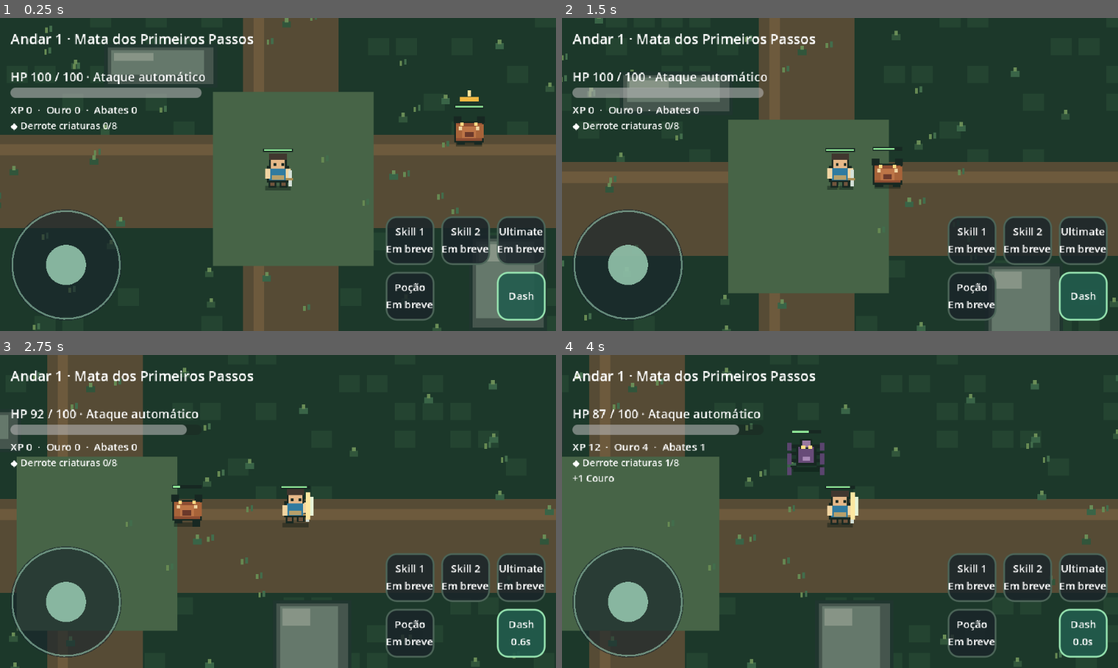
Above: before the commit, frames 1-4 (two rows, left to right).
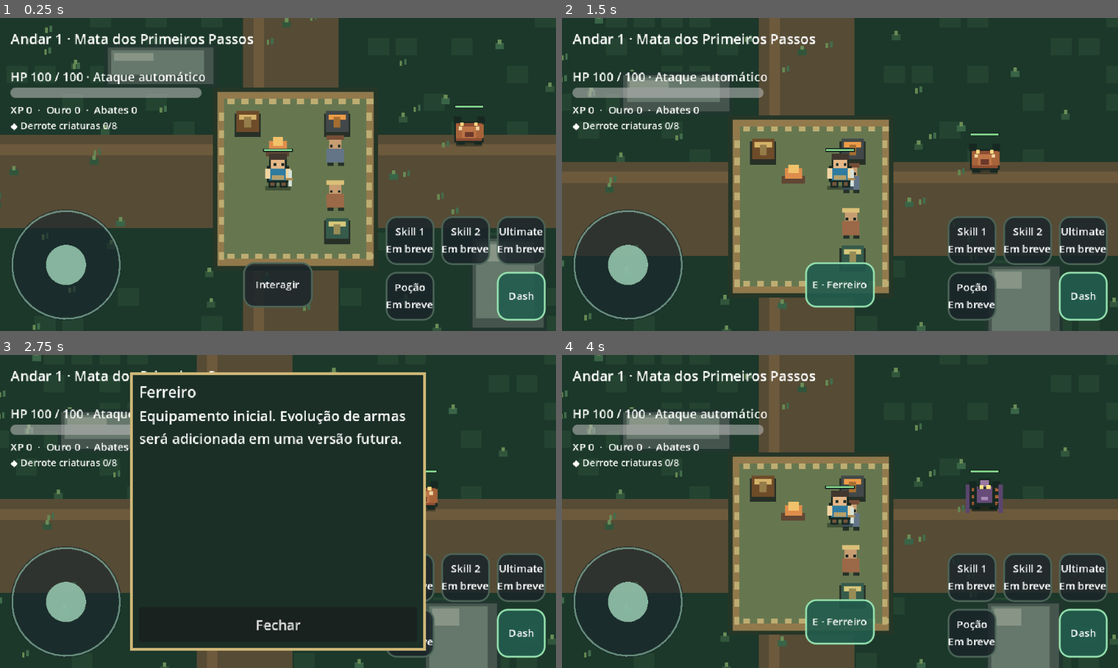
Above: after the commit, the same moments.

Repository: thiagohugo12-dotcom/arveon
Game: Godot game, scene res://scenes/main.tscn
Two runs of this game, one before a commit and one after it. Both use one fixed random seed, a clock stepped at 60 frames per second and the inputs below.
Inputs (mouse positions are in pixels of both pictures, inside the frame that each line leads up to):
- Up to frame 1 (0.25 s): no input
- Up to frame 2 (1.5 s): drag from (628, 265) to (895, 105) at 0.52 s; drag from (973, 240) to (812, 237) at 1.27 s
- Up to frame 3 (2.75 s): move the mouse to (467, 577) at 2.02 s; hold D (move_right) from 2.03 s (still down); hold E (interact, bound only after the commit) from 2.03 s (still down); tap Shift (dash) at 2.1 s; click (467, 577) at 2.17 s
- Up to frame 4 (4 s): release D (move_right) at 2.75 s; release E (interact, bound only after the commit) at 2.75 s; click (840, 624) at 2.75 s, where only the run after the commit has a clickable "Fechar"; drag from (1084, 577) to (673, 464) at 3.52 s

The runs differ from the first frame. In frame 1, 17% of the frame differs, in the area x 38-87%, y 22-93%; in frame 2, 17%; in frame 3, 43%; in frame 4, 45%, in the area x 0-100%, y 0-100%.

Commit message:
feat: adicionar area segura, bau persistente e servicos iniciais

Diff:
--- a/project.godot
+++ b/project.godot
@@ -21,6 +21,7 @@
 move_up={"deadzone":0.2,"events":[Object(InputEventKey,"physical_keycode":87),Object(InputEventKey,"physical_keycode":4194320)]}
 move_down={"deadzone":0.2,"events":[Object(InputEventKey,"physical_keycode":83),Object(InputEventKey,"physical_keycode":4194322)]}
 dash={"deadzone":0.2,"events":[Object(InputEventKey,"physical_keycode":4194325),Object(InputEventKey,"physical_keycode":32)]}
+interact={"deadzone":0.2,"events":[Object(InputEventKey,"physical_keycode":69)]}
 
 [input_devices]
 pointing/emulate_mouse_from_touch=false
--- a/scripts/actors/enemy.gd
+++ b/scripts/actors/enemy.gd
@@ -32,6 +32,12 @@
 		view.set_moving(false)
 		view.set_warning(false)
 		return
+	if SafeCamp.contains(target.global_position) or SafeCamp.contains(global_position):
+		view.set_moving(false)
+		view.set_warning(false)
+		charge_windup = 0.0
+		charge_left = 0.0
+		return
 	var offset := target.global_position - global_position
 	var distance := offset.length()
 	if distance > stats.detection_range:
@@ -43,7 +49,11 @@
 		0: _boar_behavior(delta, offset, distance)
 		1: _spider_behavior(offset, distance)
 		2: _cactus_behavior(offset, distance)
+	var before := global_position
 	move_and_slide()
+	if SafeCamp.contains(global_position):
+		global_position = before
+		velocity = Vector2.ZERO
 	view.set_moving(velocity.length_squared() > 1.0)
 	if kind != 2:
 		_try_contact(distance)
@@ -103,6 +113,9 @@
 	if not is_targetable() or not is_instance_valid(target) or not target.health.is_alive():
 		view.set_warning(false)
 		return
+	if SafeCamp.contains(target.global_position):
+		view.set_warning(false)
+		return
 	var direction := global_position.direction_to(target.global_position)
 	projectile_requested.emit(global_position, direction, max(4, stats.contact_damage - 2))
 	view.set_warning(false)
--- a/scripts/actors/player.gd
+++ b/scripts/actors/player.gd
@@ -33,6 +33,8 @@
 	attack.tick(delta, self)
 
 func receive_damage(amount: int) -> void:
+	if SafeCamp.contains(global_position):
+		return
 	health.damage(amount)
 	view.flash()
 
--- a/scripts/components/enemy_projectile.gd
+++ b/scripts/components/enemy_projectile.gd
@@ -26,6 +26,9 @@
 func _physics_process(delta: float) -> void:
 	global_position += direction * speed * delta
 	lifetime -= delta
+	if SafeCamp.contains(global_position):
+		queue_free()
+		return
 	if is_instance_valid(target) and target.health.is_alive() and global_position.distance_to(target.global_position) <= 19.0:
 		target.receive_damage(damage)
 		queue_free()
--- /dev/null
+++ b/scripts/components/game_progress.gd
@@ -0,0 +1,110 @@
+class_name GameProgress
+extends RefCounted
+
+const ITEMS := ["Couro", "Seda", "Essência", "Broto Ancestral"]
+const TRADE_ITEMS := ["Couro", "Seda", "Essência"]
+const BUY_PRICE := 5
+const SELL_PRICE := 2
+const SAVE_VERSION := 1
+
+var save_path: String = "user://andar1_progress.json"
+var bag: Dictionary = {}
+var chest: Dictionary = {}
+var gold: int = 0
+var xp: int = 0
+var kills: int = 0
+var mission_index: int = 0
+var mission_progress: int = 0
+var mission_completed: int = 0
+
+func add_item(item: String, amount: int = 1) -> bool:
+	if not ITEMS.has(item) or amount < 1:
+		return false
+	bag[item] = int(bag.get(item, 0)) + amount
+	return true
+
+func transfer(item: String, to_chest: bool) -> bool:
+	if not ITEMS.has(item):
+		return false
+	var source: Dictionary = bag if to_chest else chest
+	var destination: Dictionary = chest if to_chest else bag
+	if int(source.get(item, 0)) < 1:
+		return false
+	source[item] = int(source[item]) - 1
+	if source[item] == 0:
+		source.erase(item)
+	destination[item] = int(destination.get(item, 0)) + 1
+	return true
+
+func buy(item: String) -> bool:
+	if not TRADE_ITEMS.has(item) or gold < BUY_PRICE:
+		return false
+	gold -= BUY_PRICE
+	add_item(item)
+	return true
+
+func sell(item: String) -> bool:
+	if not TRADE_ITEMS.has(item) or int(bag.get(item, 0)) < 1:
+		return false
+	bag[item] = int(bag[item]) - 1
+	if bag[item] == 0:
+		bag.erase(item)
+	gold += SELL_PRICE
+	return true
+
+func death_loss() -> String:
+	for item: String in ITEMS:
+		if int(bag.get(item, 0)) > 0:
+			bag[item] = int(bag[item]) - 1
+			if bag[item] == 0:
+				bag.erase(item)
+			return item
+	return ""
+
+func save() -> bool:
+	var file := FileAccess.open(save_path, FileAccess.WRITE)
+	if file == null:
+		return false
+	file.store_string(JSON.stringify({"version": SAVE_VERSION, "bag": bag, "chest": chest,
+		"gold": gold, "xp": xp, "kills": kills, "mission_index": mission_index,
+		"mission_progress": mission_progress, "mission_completed": mission_completed}))
+	file.close()
+	return true
+
+func load_save() -> bool:
+	if not FileAccess.file_exists(save_path):
+		return false
+	var file := FileAccess.open(save_path, FileAccess.READ)
+	if file == null:
+		return false
+	var parsed: Variant = JSON.parse_string(file.get_as_text())
+	if not parsed is Dictionary or parsed.get("version") != SAVE_VERSION:
+		return false
+	for key: String in ["gold", "xp", "kills", "mission_index", "mission_progress", "mission_completed"]:
+		if not parsed.has(key) or not parsed[key] is float or parsed[key] < 0 or parsed[key] > 100000000:
+			return false
+	if parsed.mission_index >= 2 or parsed.mission_progress >= [8, 5][int(parsed.mission_index)]:
+		return false
+	var new_bag := _valid_items(parsed.get("bag"))
+	var new_chest := _valid_items(parsed.get("chest"))
+	if new_bag == null or new_chest == null:
+		return false
+	bag = new_bag
+	chest = new_chest
+	gold = int(parsed.gold)
+	xp = int(parsed.xp)
+	kills = int(parsed.kills)
+	mission_index = int(parsed.mission_index)
+	mission_progress = int(parsed.mission_progress)
+	mission_completed = int(parsed.mission_completed)
+	return true
+
+func _valid_items(value: Variant) -> Variant:
+	if not value is Dictionary:
+		return null
+	var result := {}
+	for item: String in value:
+		if not ITEMS.has(item) or not value[item] is float or value[item] < 1 or value[item] > 100000000 or value[item] != floorf(value[item]):
+			return null
+		result[item] = int(value[item])
+	return result
--- /dev/null
+++ b/scripts/components/safe_camp.gd
@@ -0,0 +1,20 @@
+class_name SafeCamp
+extends RefCounted
+
+const AREA := Rect2(470, 355, 180, 200)
+const RESPAWN := Vector2(540, 450)
+const INTERACT_RANGE := 56.0
+const STATIONS := {"Baú": Vector2(505, 391), "Ferreiro": Vector2(608, 391), "Vendedor": Vector2(608, 514)}
+
+static func contains(point: Vector2) -> bool:
+	return AREA.has_point(point)
+
+static func nearest_station(point: Vector2) -> String:
+	var nearest := ""
+	var best := INTERACT_RANGE * INTERACT_RANGE
+	for name: String in STATIONS:
+		var distance := point.distance_squared_to(STATIONS[name])
+		if distance <= best:
+			nearest = name
+			best = distance
+	return nearest
--- a/scripts/input/input_driver.gd
+++ b/scripts/input/input_driver.gd
@@ -3,8 +3,11 @@
 
 var touch_direction := Vector2.ZERO
 var dash_requested: bool = false
+var blocked: bool = false
 
 func movement() -> Vector2:
+	if blocked:
+		return Vector2.ZERO
 	var keys := Input.get_vector("move_left", "move_right", "move_up", "move_down")
 	return touch_direction.limit_length() if not touch_direction.is_zero_approx() else keys
 
@@ -15,6 +18,9 @@
 	dash_requested = true
 
 func consume_dash() -> bool:
+	if blocked:
+		dash_requested = false
+		return false
 	var requested := dash_requested or Input.is_action_just_pressed("dash")
 	dash_requested = false
 	return requested
--- a/scripts/main.gd
+++ b/scripts/main.gd
@@ -23,8 +23,21 @@
 var loot_rng := RandomNumberGenerator.new()
 var mission := CommonMission.new()
 var mission_reward_message: String = ""
+var progress := GameProgress.new()
+var station_nearby := ""
 
 func _ready() -> void:
+	var test_save := OS.get_environment("GRANDE_ARVORE_SAVE_PATH")
+	if not test_save.is_empty():
+		progress.save_path = test_save
+	if progress.load_save():
+		earned_xp = progress.xp
+		earned_gold = progress.gold
+		defeated_count = progress.kills
+		mission.mission_index = progress.mission_index
+		mission.progress = progress.mission_progress
+		mission.completed_count = progress.mission_completed
+	collected_materials = progress.bag
 	mission.completed.connect(_on_mission_completed)
 	loot_rng.randomize()
 	player.input_driver = input_driver
@@ -33,9 +46,16 @@
 	enemy.projectile_requested.connect(_on_enemy_projectile)
 	hud.movement_changed.connect(input_driver.set_touch_direction)
 	hud.dash_pressed.connect(input_driver.request_dash)
+	hud.interact_pressed.connect(_interact)
+	hud.station_action.connect(_station_action)
+	hud.panel_closed.connect(func():
+		input_driver.blocked = false
+		station_nearby = ""
+	)
 	hud.restart_pressed.connect(func(): get_tree().reload_current_scene())
 	player.health.changed.connect(hud.set_health)
 	player.health.died.connect(hud.show_death)
+	player.health.died.connect(_on_player_died)
 	hud.set_health(player.health.current, player.health.maximum)
 	hud.set_progress(earned_xp, earned_gold, defeated_count, "")
 	hud.set_mission(mission.summary())
@@ -46,6 +66,10 @@
 	hud.set_dash_cooldown(player.dash.cooldown_left)
 	if not player.health.is_alive():
 		return
+	var near := SafeCamp.nearest_station(player.global_position)
+	if near != station_nearby and not hud.station_panel.visible:
+		station_nearby = near
+		hud.set_nearby_station(near)
 	spawn_remaining -= delta
 	if spawn_remaining <= 0.0:
 		spawn_remaining = SPAWN_INTERVAL
@@ -96,11 +120,64 @@
 		mission_reward_message = ""
 	hud.set_progress(earned_xp, earned_gold, defeated_count, drop_text)
 	hud.set_mission(mission.summary())
+	_save_progress()
 
 func _on_mission_completed(xp_reward: int, gold_reward: int) -> void:
 	earned_xp += xp_reward
 	earned_gold += gold_reward
 	mission_reward_message = "Missão concluída! +%d XP, +%d ouro" % [xp_reward, gold_reward]
+	_save_progress()
+
+func _save_progress() -> void:
+	progress.xp = earned_xp
+	progress.gold = earned_gold
+	progress.kills = defeated_count
+	progress.mission_index = mission.mission_index
+	progress.mission_progress = mission.progress
+	progress.mission_completed = mission.completed_count
+	if not progress.save():
+		push_warning("Não foi possível salvar o progresso local.")
+
+func _on_player_died() -> void:
+	input_driver.reset()
+	input_driver.blocked = false
+	var lost := progress.death_loss()
+	hud.set_progress(earned_xp, earned_gold, defeated_count,
+		"Perdeu 1 " + lost + " da mochila; baú protegido" if not lost.is_empty() else "Baú protegido · sem material na mochila")
+	_save_progress()
+
+func _interact() -> void:
+	if not player.health.is_alive() or hud.station_panel.visible:
+		return
+	var station := SafeCamp.nearest_station(player.global_position)
+	if station.is_empty():
+		return
+	input_driver.reset()
+	input_driver.blocked = true
+	hud.show_station(station, progress)
+
+func _station_action(action: String, item: String) -> void:
+	if not player.health.is_alive() or hud.station_panel.visible == false:
+		return
+	var success := false
+	match [hud.station_name, action]:
+		["Baú", "Guardar"]: success = progress.transfer(item, true)
+		["Baú", "Retirar"]: success = progress.transfer(item, false)
+		["Vendedor", "Comprar"]: success = progress.buy(item)
+		["Vendedor", "Vender"]: success = progress.sell(item)
+	if success:
+		earned_gold = progress.gold
+		_save_progress()
+		hud.set_progress(earned_xp, earned_gold, defeated_count, "%s: 1 %s" % [action, item])
+	hud.refresh_station(progress)
+
+func _unhandled_input(event: InputEvent) -> void:
+	if event.is_action_pressed("interact") and not event.is_echo():
+		if hud.station_panel.visible:
+			hud.close_station()
+		else:
+			_interact()
+		get_viewport().set_input_as_handled()
 
 func _adapt_orientation() -> void:
 	var window := get_window()
--- a/scripts/presentation/floor_view.gd
+++ b/scripts/presentation/floor_view.gd
@@ -36,6 +36,43 @@
 	# Visual rocks exactly match the two blocking CollisionShape2D rectangles.
 	_draw_stone(Rect2(340, 300, 130, 50))
 	_draw_stone(Rect2(760, 520, 90, 110))
+	_draw_camp()
+
+func _draw_camp() -> void:
+	var area := SafeCamp.AREA
+	draw_rect(area.grow(5), Color("#253627"))
+	draw_rect(area, Color("#92794c"))
+	draw_rect(area.grow(-8), Color("#667750"))
+	for x in range(482, 646, 16):
+		draw_rect(Rect2(x, 363, 8, 6), Color("#bead72"))
+		draw_rect(Rect2(x, 541, 8, 6), Color("#bead72"))
+	for y in range(379, 540, 20):
+		draw_rect(Rect2(472, y, 6, 9), Color("#bead72"))
+		draw_rect(Rect2(642, y, 6, 9), Color("#bead72"))
+	# Pixel shapes for the chest, forge and vendor stall; labels follow the same HUD font.
+	_draw_station(SafeCamp.STATIONS["Baú"], Color("#6e4b29"), Color("#d5b369"))
+	_draw_station(SafeCamp.STATIONS["Ferreiro"], Color("#424849"), Color("#ed9c46"))
+	_draw_station(SafeCamp.STATIONS["Vendedor"], Color("#365b4b"), Color("#d7c87b"))
+	_draw_npc(Vector2(606, 423), Color("#637587"), Color("#764e37"))
+	_draw_npc(Vector2(606, 475), Color("#9b6947"), Color("#dbc079"))
+	draw_rect(Rect2(526, 420, 27, 9), Color("#604734"))
+	draw_rect(Rect2(530, 411, 20, 12), Color("#de8d4b"))
+	draw_rect(Rect2(534, 407, 12, 10), Color("#f2c26b"))
+
+func _draw_station(at: Vector2, base: Color, accent: Color) -> void:
+	draw_rect(Rect2(at + Vector2(-15, -11), Vector2(30, 27)), Color("#273027"))
+	draw_rect(Rect2(at + Vector2(-13, -14), Vector2(26, 24)), base)
+	draw_rect(Rect2(at + Vector2(-10, -10), Vector2(20, 6)), accent)
+	draw_rect(Rect2(at + Vector2(-4, -7), Vector2(8, 12)), accent.darkened(0.3))
+
+func _draw_npc(at: Vector2, tunic: Color, hat: Color) -> void:
+	draw_rect(Rect2(at + Vector2(-9, 12), Vector2(7, 5)), Color("#253228"))
+	draw_rect(Rect2(at + Vector2(3, 12), Vector2(7, 5)), Color("#253228"))
+	draw_rect(Rect2(at + Vector2(-10, -3), Vector2(20, 16)), tunic)
+	draw_rect(Rect2(at + Vector2(-7, -14), Vector2(14, 11)), Color("#c79d71"))
+	draw_rect(Rect2(at + Vector2(-10, -18), Vector2(20, 5)), hat)
+	draw_rect(Rect2(at + Vector2(-6, -7), Vector2(3, 3)), Color("#212a28"))
+	draw_rect(Rect2(at + Vector2(3, -7), Vector2(3, 3)), Color("#212a28"))
 
 func _draw_stone(area: Rect2) -> void:
 	draw_rect(area, Color("#20362f"))
--- a/tests/run_tests.gd
+++ b/tests/run_tests.gd
@@ -26,6 +26,8 @@
 		await process_frame
 
 func _run() -> void:
+	var test_path := "user://qa_area_segura_%d.json" % Time.get_ticks_usec()
+	OS.set_environment("GRANDE_ARVORE_SAVE_PATH", test_path)
 	var health := Health.new()
 	root.add_child(health)
 	health.initialize(10)
@@ -64,17 +66,17 @@
 		driver.set_touch_direction(direction)
 		check(driver.movement().is_equal_approx(direction.limit_length()), "8 direction input " + str(direction))
 	driver.reset()
-	player.position = Vector2(600, 400)
+	player.position = Vector2(700, 400)
 	enemy.position = Vector2(900, 400)
 	await frames()
 	check(player.attack.select_target(player) == null, "out of range excluded")
-	enemy.position = Vector2(720, 400)
+	enemy.position = Vector2(820, 400)
 	await frames()
 	check(player.attack.select_target(player) == enemy, "target at reach boundary valid")
 	var second := (load("res://scenes/actors/enemy.tscn") as PackedScene).instantiate() as EnemyActor
 	main.add_child(second)
 	second.set_physics_process(false)
-	second.position = Vector2(650, 400)
+	second.position = Vector2(750, 400)
 	await frames()
 	check(player.attack.select_target(player) == second, "nearest valid target selected")
 	player.attack.cooldown_left = 0.0
@@ -140,6 +142,50 @@
 		main.mission.record_material()
 	check(main.mission.mission_index == 0 and main.mission.completed_count == 2, "collecting materials automatically renews common mission")
 	check(main.earned_xp == 70 and main.earned_gold == 22, "second free mission grants reward without spending gold")
+	player.health.initialize(player.stats.max_hp)
+	hud.restart.hide()
+	check(main.progress.buy("Couro") and main.earned_gold == 22 and main.progress.gold == 17, "vendor spends existing gold wallet")
+	main._station_action("Comprar", "Couro") # Closed panel must never trade.
+	check(main.progress.gold == 17, "shop refuses action outside station")
+	player.position = SafeCamp.STATIONS["Vendedor"] + Vector2(-30, 0)
+	main._interact()
+	main._station_action("Vender", "Couro")
+	check(main.progress.gold == 19 and main.progress.bag.get("Couro", 0) == 0, "vendor sells existing material into wallet")
+	main.hud.close_station()
+	main.progress.add_item("Essência", 2)
+	player.position = SafeCamp.STATIONS["Baú"] + Vector2(28, 0)
+	main._interact()
+	main._station_action("Guardar", "Essência")
+	check(main.progress.bag.get("Essência", 0) == 1 and main.progress.chest.get("Essência", 0) == 1, "chest transfer preserves total")
+	main.hud.close_station()
+	main._save_progress()
+	var reloaded := GameProgress.new()
+	reloaded.save_path = test_path
+	check(reloaded.load_save() and reloaded.gold == 19 and reloaded.chest.get("Essência", 0) == 1 and reloaded.mission_completed == 2, "save round-trip includes economy, chest and mission")
+	check(reloaded.death_loss() == "Essência" and reloaded.bag.get("Essência", 0) == 0 and reloaded.chest.get("Essência", 0) == 1, "death protects chest and only removes a bag unit")
+	check(not reloaded.buy("Broto Ancestral") and not reloaded.transfer("Couro", true), "unavailable purchase and empty transfer do not mutate state")
+	player.health.initialize(player.stats.max_hp)
+	player.position = SafeCamp.RESPAWN
+	var safe_hp := player.health.current
+	player.receive_damage(99)
+	check(player.health.current == safe_hp and SafeCamp.nearest_station(SafeCamp.STATIONS["Ferreiro"]) == "Ferreiro", "camp prevents damage and exposes smith interaction")
+	var guard := (load("res://scenes/actors/enemy.tscn") as PackedScene).instantiate() as EnemyActor
+	guard.kind = 1
+	main.add_child(guard)
+	guard.target = player
+	guard.position = Vector2(670, 460)
+	guard._physics_process(0.016)
+	check(guard.velocity.is_zero_approx(), "enemy does not attack a player in camp")
+	var projectile := EnemyProjectile.new()
+	main.add_child(projectile)
+	projectile.setup(Vector2(657, 450), Vector2.LEFT, 8, player)
+	projectile._physics_process(0.04)
+	check(projectile.is_queued_for_deletion() and player.health.current == safe_hp, "enemy projectile dissolves at camp boundary")
+	player.position = Vector2(560, 560)
+	guard.position = Vector2(660, 455)
+	for step in range(30):
+		guard._physics_process(0.016)
+	check(not SafeCamp.contains(guard.position), "enemy path cannot enter camp")
 	main.mission.record_material()
 	check(main.mission.progress == 0, "irrelevant material events do not advance hunt")
 	# Enemy roles remain deliberately distinct and lightweight.
@@ -170,5 +216,7 @@
 	check(cactus.special_left > 0.0 and cactus.velocity.is_zero_approx(), "mandacaru prepares ranged attack at preferred distance")
 	main.queue_free()
 	await frames()
+	DirAccess.remove_absolute(ProjectSettings.globalize_path(test_path))
+	OS.unset_environment("GRANDE_ARVORE_SAVE_PATH")
 	print("RESULT: %d checks, %d failures" % [checks, failures])
 	quit(1 if failures > 0 else 0)
--- a/ui/hud.gd
+++ b/ui/hud.gd
@@ -4,6 +4,9 @@
 signal dash_pressed
 signal restart_pressed
 signal movement_changed(value: Vector2)
+signal interact_pressed
+signal station_action(action: String, item: String)
+signal panel_closed
 var joystick: VirtualJoystick
 var dash_button: TouchActionButton
 var actions: Array[TouchActionButton] = []
@@ -15,6 +18,12 @@
 var loot_label: Label
 var restart: Button
 var cooldown: float = 0.0
+var interact_button: TouchActionButton
+var station_panel: PanelContainer
+var station_title: Label
+var station_content: VBoxContainer
+var station_scroll: ScrollContainer
+var station_name := ""
 
 func _ready() -> void:
 	set_anchors_and_offsets_preset(Control.PRESET_FULL_RECT)
@@ -61,6 +70,32 @@
 		if title == "Dash":
 			dash_button = button
 			button.activated.connect(func(): dash_pressed.emit())
+	interact_button = TouchActionButton.new()
+	interact_button.title = "Interagir"
+	interact_button.size = Vector2(80, 52)
+	interact_button.activated.connect(func(): interact_pressed.emit())
+	add_child(interact_button)
+	station_panel = PanelContainer.new()
+	station_panel.visible = false
+	station_panel.mouse_filter = Control.MOUSE_FILTER_STOP
+	station_panel.add_theme_stylebox_override("panel", _panel_style())
+	add_child(station_panel)
+	var column := VBoxContainer.new()
+	station_panel.add_child(column)
+	station_title = Label.new()
+	station_title.add_theme_font_size_override("font_size", 17)
+	column.add_child(station_title)
+	station_scroll = ScrollContainer.new()
+	station_scroll.size_flags_vertical = Control.SIZE_EXPAND_FILL
+	column.add_child(station_scroll)
+	station_content = VBoxContainer.new()
+	station_content.size_flags_horizontal = Control.SIZE_EXPAND_FILL
+	station_scroll.add_child(station_content)
+	var close := Button.new()
+	close.text = "Fechar"
+	close.custom_minimum_size.y = 40
+	close.pressed.connect(func(): close_station())
+	column.add_child(close)
 	restart = Button.new()
 	restart.text = "Você caiu · Reiniciar"
 	restart.visible = false
@@ -97,6 +132,9 @@
 	joystick.position = Vector2(margin.x, size.y - bottom_inset - joystick.size.y)
 	for i in range(actions.size()):
 		actions[i].position = Vector2(size.x - right_inset - 184 + (i % 3) * 64, size.y - bottom_inset - 120 + (i / 3) * 64)
+	interact_button.position = Vector2(size.x * 0.5 - 40, size.y - bottom_inset - (185 if size.y > size.x else 67))
+	station_panel.size = Vector2(minf(340, size.x - margin.x - right_inset - 12), minf(320, size.y - margin.y - bottom_inset - 12))
+	station_panel.position = (size - station_panel.size) * 0.5
 	restart.position = Vector2(size.x * 0.5 - 120, size.y * 0.5 - 24)
 	restart.size = Vector2(240, 48)
 
@@ -113,10 +151,67 @@
 	mission_label.text = "◆ " + value.replace("Missão comum: ", "")
 
 func show_death() -> void:
+	close_station()
 	joystick.reset()
 	dash_button.enabled = false
 	dash_button.queue_redraw()
 	restart.show()
+
+func set_nearby_station(name: String) -> void:
+	interact_button.enabled = not name.is_empty() and not restart.visible and not station_panel.visible
+	interact_button.set_caption("E · " + name if interact_button.enabled else "Interagir")
+
+func show_station(name: String, progress: GameProgress) -> void:
+	station_name = name
+	station_panel.show()
+	interact_button.enabled = false
+	refresh_station(progress)
+	_layout()
+
+func close_station() -> void:
+	if station_panel.visible:
+		station_panel.hide()
+		panel_closed.emit()
+
+func refresh_station(progress: GameProgress) -> void:
+	station_title.text = station_name
+	for child in station_content.get_children():
+		child.queue_free()
+	if station_name == "Ferreiro":
+		_add_description("Equipamento inicial. Evolução de armas será adicionada em uma versão futura.")
+	elif station_name == "Baú":
+		_add_description("Mochila → Baú · itens guardados ficam protegidos na morte.")
+		for item: String in GameProgress.ITEMS:
+			_add_row(item, "Mochila %d · Baú %d" % [progress.bag.get(item, 0), progress.chest.get(item, 0)], "Guardar", "Retirar")
+	elif station_name == "Vendedor":
+		_add_description("Ouro %d · Comprar %d · Vender %d" % [progress.gold, GameProgress.BUY_PRICE, GameProgress.SELL_PRICE])
+		for item: String in GameProgress.TRADE_ITEMS:
+			_add_row(item, "Mochila %d" % progress.bag.get(item, 0), "Comprar", "Vender")
+
+func _add_description(value: String) -> void:
+	var label := Label.new()
+	label.text = value
+	label.autowrap_mode = TextServer.AUTOWRAP_WORD_SMART
+	station_content.add_child(label)
+
+func _add_row(item: String, count: String, left: String, right: String) -> void:
+	_add_description(item + " · " + count)
+	var buttons := HBoxContainer.new()
+	station_content.add_child(buttons)
+	for action: String in [left, right]:
+		var button := Button.new()
+		button.text = action
+		button.custom_minimum_size = Vector2(100, 39)
+		button.pressed.connect(func(): station_action.emit(action, item))
+		buttons.add_child(button)
+
+func _panel_style() -> StyleBoxFlat:
+	var style := StyleBoxFlat.new()
+	style.bg_color = Color("#1b2f27")
+	style.set_border_width_all(3)
+	style.border_color = Color("#d0b878")
+	style.set_content_margin_all(10)
+	return style
 
 func set_dash_cooldown(value: float) -> void:
 	var rounded := snappedf(value, 0.1)
Not shown, added: docs/decisions/AREA_SEGURA_V021.md
Not shown, changed: docs/design/GAME_DESIGN.md
Not shown, added: docs/iterations/V0.2.1_AREA_SEGURA.md
